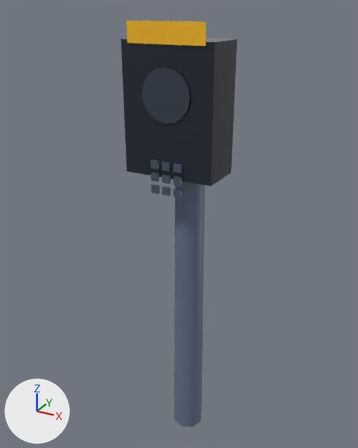
What one commit did to the glTF model public/models/world/yard-intercom-body.glb.
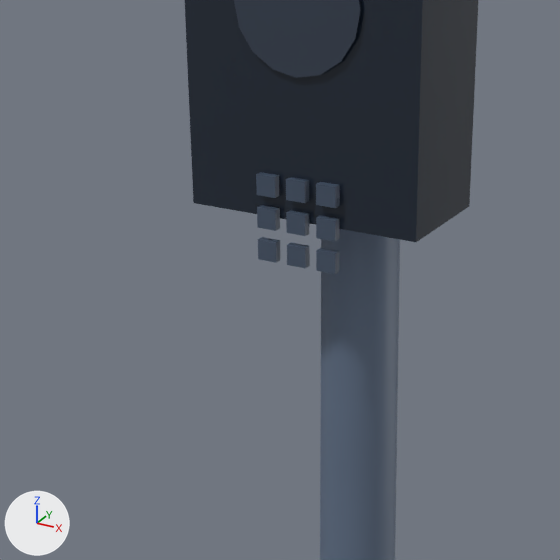
Each version is shown whole from a camera (50 mm lens) standing at (0.737, -1.366, 1.587) and looking at (-0.034, 0.037, 0.886), then close up on the part from 15% to 74% of the width and 21% to 68% of the height. The lights are fixed; the arrows at lower left show +X, +Y and +Z. The last two pictures show the newer version. Where no turn or scale is listed for an object, it has been applied to the vertices. Vertices at exactly the same position are counted once.

The older version as bpy lines, for what is in view:
```python
me_yard_intercom_body_mesh = bpy.data.meshes.new('yard-intercom-body-mesh')
me_yard_intercom_body_mesh.from_pydata(...)  # 119 vertices, 170 faces; spans x -0.15..0.15, y -0.11..0.11, z -0.77..0.77
me_yard_intercom_body_mesh.materials.append(mat_yard_intercom_body_surface)
# before: 112 (0.15, -0.1, 0.33) at pixel (416, 242), 114 (0.15, 0.05, 0.33) at pixel (469, 206), 116 (-0.15, 0.05, 0.33), 118 (-0.15, -0.1, 0.33) at pixel (193, 203)
ob_yard_intercom_bodybody = bpy.data.objects.new('Yard-intercom-bodyBody', me_yard_intercom_body_mesh)
ob_yard_intercom_bodybody.location = (0.0, 0.0, 0.775)
```
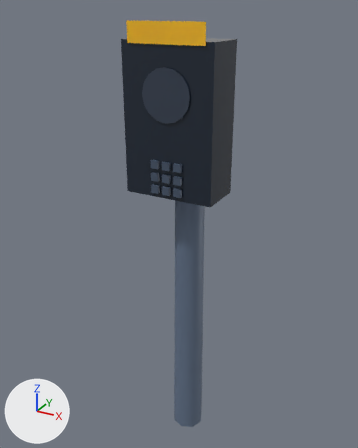
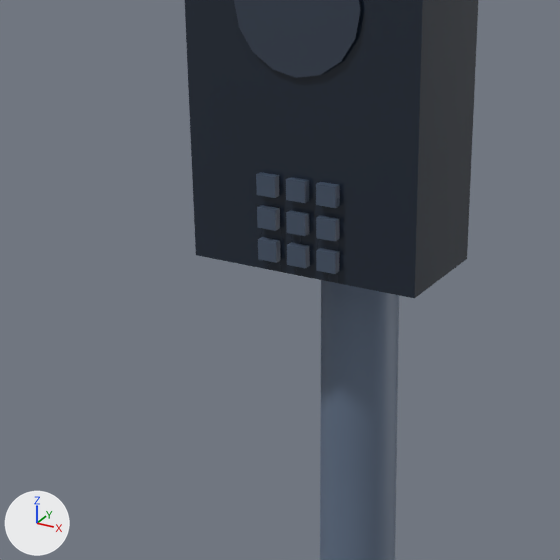
Boxes (x1, y1, x2, y2) around the edits, measured in the close-ups (560 x 560 px; the box of a moved part takes in the faces that stretch with it):
part 1 of me_yard_intercom_body_mesh, moved or reshaped: before (193, 200, 469, 242); after (193, 200, 469, 298)

What changed in the scene script:
```text
Change me_yard_intercom_body_mesh:
    where me_yard_intercom_body_mesh.from_pydata(...)  # 119 vertices, 170 faces; spans x -0.15..0.15, y -0.11..0.11, z -0.77..0.77
    used by ob_yard_intercom_bodybody; location = (0.0, 0.0, 0.775)
    me_yard_intercom_body_mesh part 1
    add for i in [112, 114, 116, 118]: me_yard_intercom_body_mesh.vertices[i].co += Vector((0.0, 0.0, -0.07))
```
